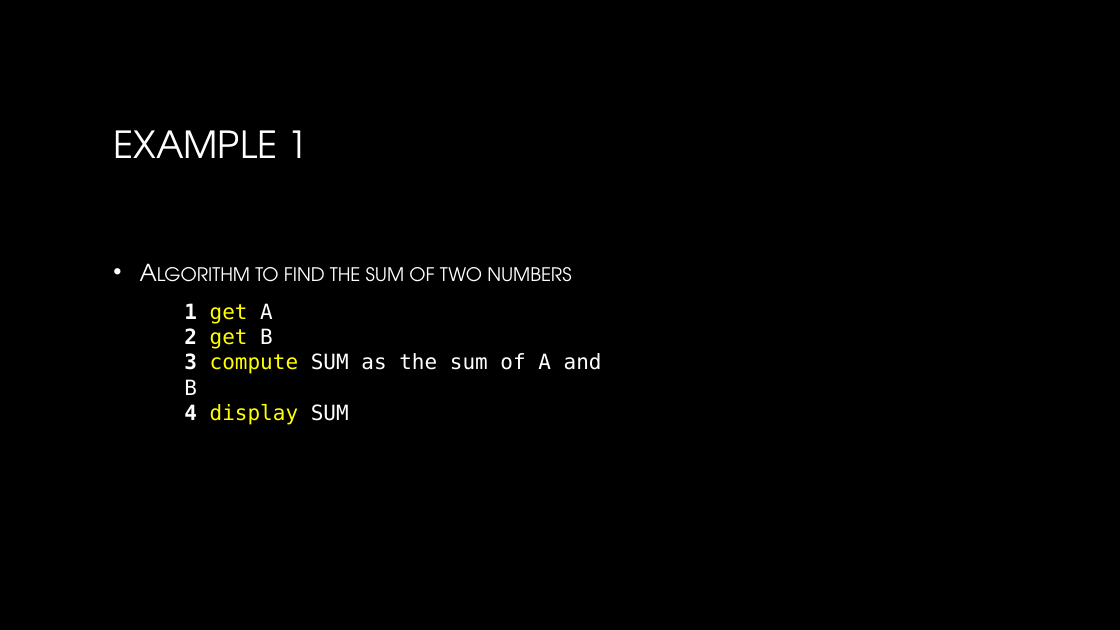
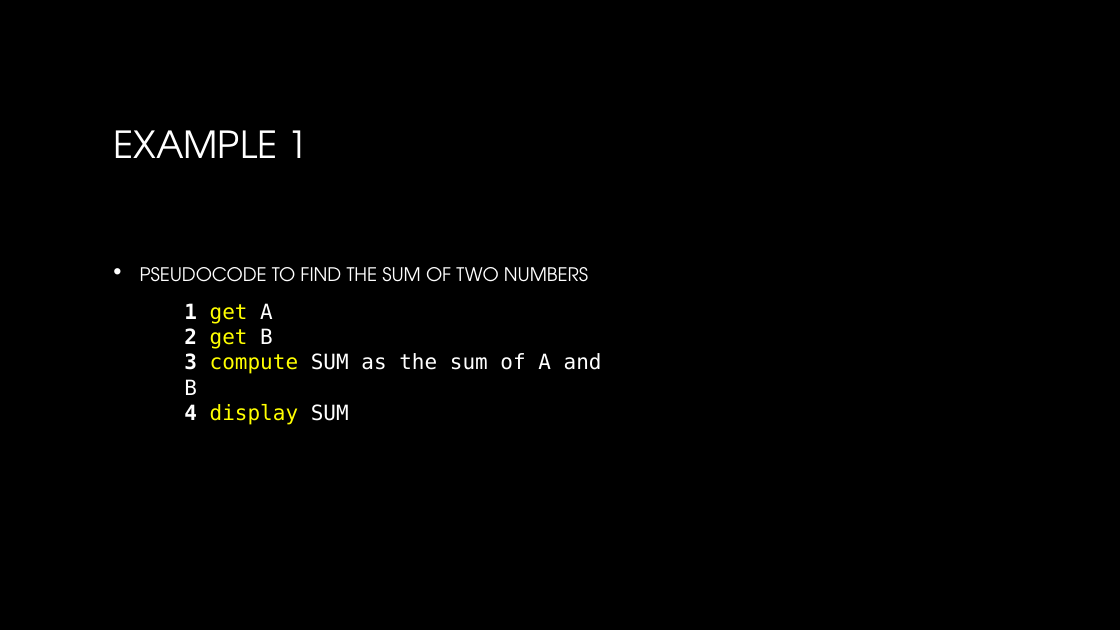
Before and after one commit to SatyakiDas/ulab_course_materials, a slide deck: slide 13 of SPRING 20/CSE 101/Course Materials/algo_pseudo_flowcharts_part3.pptx. Drawn at 1120x630 pixels with LibreOffice and Linux fonts; fonts in the diff are those of the drawing; background and template pictures are left out. Boxes give left, top, right and bottom in pixels: in the first picture for what was removed or moved away, otherwise in the second. Text is boxed around its words. In the diff, an @@ line names an element or a change of style, - is before the commit and + after.

```diff
--- a/SPRING 20/CSE 101/Course Materials/algo_pseudo_flowcharts_part3.pptx
+++ b/SPRING 20/CSE 101/Course Materials/algo_pseudo_flowcharts_part3.pptx
@@ text at [140, 267, 588, 282]: text changed @@
-• Algorithm to find the sum of two numbers
+• pseudocode to find the sum of two numbers
```
Also in this commit, not shown: 4 other slides changed, 17 other files.
